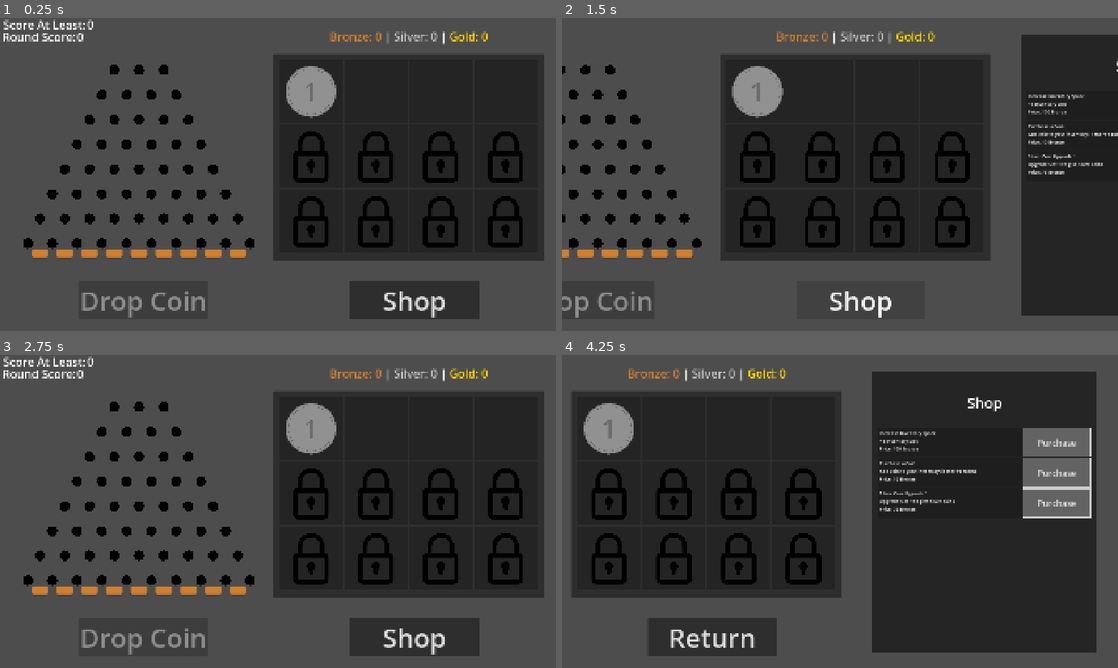
Above: before the commit, frames 1-4 (two rows, left to right).
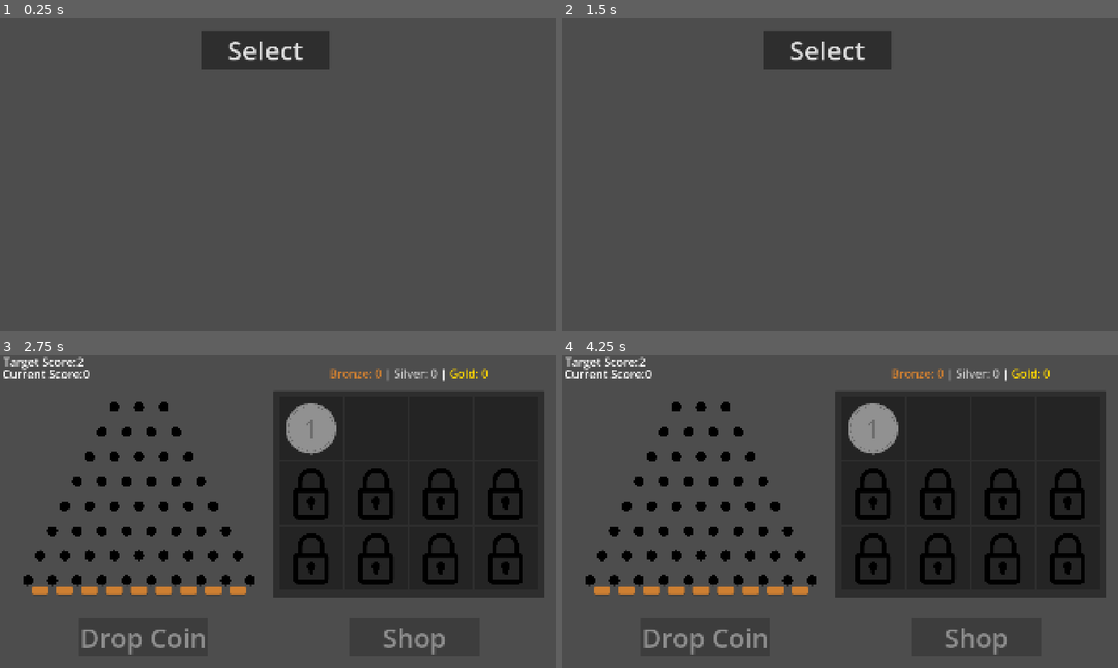
Above: after the commit, the same moments.

Repository: LicasBenjamin/PlinkoMerge
Game: Godot game, scene res://Scenes/main_scene.tscn
The game is run twice, just before and just after one commit, with the same random seed, the same clock (stepped at 60 frames per second) and the same inputs. The engine's default icon, where the game draws it, is replaced by a stand-in: a white triangle on a blue panel in a dark square.
Inputs (mouse positions are in pixels of both pictures, inside the frame that each line leads up to):
- Up to frame 1 (0.25 s): no input
- Up to frame 2 (1.5 s): click (979, 299) at 0.5 s, where only the run before the commit has a clickable "Shop"; click (823, 299) at 1.25 s, where only the run before the commit has a clickable "Return"
- Up to frame 3 (2.75 s): click (266, 386) at 2 s, where only the run after the commit has a clickable "Select"
- Up to frame 4 (4.25 s): click (979, 636) at 2.75 s, where only the run before the commit has a clickable "Shop"; drag from (717, 430) to (573, 596) at 3.52 s

The runs differ from the first frame. In frame 1, 41% of the frame differs, in the area x 0-98%, y 0-97%; in frame 2, 51%; in frame 3, 0.8%; in frame 4, 52%.

Commit message:
Added GameManager Functionality
Added some functionality to the GameManager and some more.
- Made GameManager relevant fields, signals, and functions
- Connected Manager with camera to move from "temp" enemy selection screen and back and connected round system with it as well
- Made round starting and ending a thing with target score and the such
- Made UI update with target scores and current scores

For next time I will work on getting a enemy selection system in and a way to get the round system to generate three enemies ranging from easy to hard.
Then I will add limits to the amount of chips a player can spend.
Then I will adjust/change the currency and shop systems to better fit the battle system.

Diff:
--- a/Scenes/battle_ui.tscn
+++ b/Scenes/battle_ui.tscn
@@ -1,4 +1,6 @@
 [gd_scene format=3 uid="uid://cmy62caf0o2me"]
+
+[ext_resource type="Script" uid="uid://qwl3olcj3kjp" path="res://Scripts/battle_ui.gd" id="1_a7smn"]
 
 [node name="BattleUI" type="Control" unique_id=160897601]
 layout_mode = 3
@@ -7,6 +9,7 @@
 anchor_bottom = 1.0
 grow_horizontal = 2
 grow_vertical = 2
+script = ExtResource("1_a7smn")
 
 [node name="BeatScoreLabel" type="RichTextLabel" parent="." unique_id=167369445]
 layout_mode = 0
@@ -14,12 +17,12 @@
 offset_right = 324.0
 offset_bottom = 67.0
 theme_override_font_sizes/normal_font_size = 40
-text = "Score At Least:"
+text = "Target Score:"
 
 [node name="BeatScore" type="RichTextLabel" parent="." unique_id=737214109]
 layout_mode = 0
-offset_left = 300.0
-offset_right = 613.0
+offset_left = 265.0
+offset_right = 578.0005
 offset_bottom = 67.0
 theme_override_font_sizes/normal_font_size = 40
 text = "0"
@@ -31,13 +34,13 @@
 offset_right = 321.0
 offset_bottom = 109.0
 theme_override_font_sizes/normal_font_size = 40
-text = "Round Score:"
+text = "Current Score:"
 
 [node name="CurrentScore" type="RichTextLabel" parent="." unique_id=1538642675]
 layout_mode = 0
-offset_left = 265.0
+offset_left = 287.0
 offset_top = 42.0
-offset_right = 578.0
+offset_right = 600.00183
 offset_bottom = 109.0
 theme_override_font_sizes/normal_font_size = 40
 text = "0"
--- a/Scenes/main_scene.tscn
+++ b/Scenes/main_scene.tscn
@@ -27,7 +27,23 @@
 "times": PackedFloat32Array(0),
 "transitions": PackedFloat32Array(1),
 "update": 0,
-"values": [Vector2(960, 544)]
+"values": [Vector2(960, -540)]
+}
+
+[sub_resource type="Animation" id="Animation_7ewk0"]
+resource_name = "move_to_select"
+length = 0.4
+tracks/0/type = "value"
+tracks/0/imported = false
+tracks/0/enabled = true
+tracks/0/path = NodePath(".:position:y")
+tracks/0/interp = 1
+tracks/0/loop_wrap = true
+tracks/0/keys = {
+"times": PackedFloat32Array(0, 0.4),
+"transitions": PackedFloat32Array(1, 1),
+"update": 0,
+"values": [544.0, -550.0]
 }
 
 [sub_resource type="Animation" id="Animation_maf8m"]
@@ -49,6 +65,7 @@
 [sub_resource type="AnimationLibrary" id="AnimationLibrary_huasi"]
 _data = {
 &"RESET": SubResource("Animation_6ev3c"),
+&"move_to_select": SubResource("Animation_7ewk0"),
 &"move_to_shop": SubResource("Animation_maf8m")
 }
 
@@ -58,14 +75,15 @@
 [node name="MainScene" type="Node2D" unique_id=1828026838 node_paths=PackedStringArray("plinko_machine", "inventory", "coin_drop_button")]
 script = ExtResource("1_m1efj")
 plinko_machine = NodePath("PlinkoMachine")
-inventory = NodePath("Inventory")
+inventory = NodePath("UI/Inventory")
 purchaseable_coin_1 = ExtResource("2_76v2p")
 coin_drop_button = NodePath("Spawner/coin_drop_button")
 
-[node name="Camera2D" type="Camera2D" parent="." unique_id=1723871330 node_paths=PackedStringArray("shop_button")]
-position = Vector2(960, 544)
+[node name="Camera2D" type="Camera2D" parent="." unique_id=1723871330 node_paths=PackedStringArray("shop_button", "next_round_button")]
+position = Vector2(960, -540)
 script = ExtResource("1_iacmt")
 shop_button = NodePath("../UI/Shop_Button")
+next_round_button = NodePath("../UI/Next_Round_Button")
 
 [node name="AnimationPlayer" type="AnimationPlayer" parent="Camera2D" unique_id=1167078286]
 libraries/ = SubResource("AnimationLibrary_huasi")
@@ -78,7 +96,7 @@
 position = Vector2(480, 88)
 script = ExtResource("3_jv6wh")
 coin = NodePath("coin")
-inventory = NodePath("../Inventory")
+inventory = NodePath("../UI/Inventory")
 
 [node name="coin_drop_button" type="Button" parent="Spawner" unique_id=201645700]
 offset_left = -208.0
@@ -93,7 +111,7 @@
 [node name="Timer" type="Timer" parent="Spawner/coin_drop_button" unique_id=735827055]
 
 [node name="coin" parent="Spawner" unique_id=1931191305 instance=ExtResource("3_x6ack")]
-position = Vector2(0, -168)
+position = Vector2(-650, -168)
 freeze = true
 value = -1
 
@@ -106,30 +124,6 @@
 currency_label = NodePath("currency_text")
 plinko_machine = NodePath("../PlinkoMachine")
 
-[node name="currency_text" type="RichTextLabel" parent="UI" unique_id=1108778471]
-layout_mode = 0
-offset_left = 944.0
-offset_top = 40.0
-offset_right = 1880.0
-offset_bottom = 219.75
-theme_override_font_sizes/normal_font_size = 40
-bbcode_enabled = true
-text = "[color=#cd7f32]Bronze: 0[/color] | [color=#c0c0c0]Silver: 0[/color]|[color=#ffd700]Gold: 0[/color]"
-horizontal_alignment = 1
-
-[node name="Shop_Button" type="Button" parent="UI" unique_id=118172176]
-layout_mode = 1
-anchors_preset = -1
-anchor_left = 23.4
-anchor_right = 23.4
-offset_left = 272.0
-offset_top = 912.0
-offset_right = 718.0
-offset_bottom = 1045.0
-theme_override_font_sizes/font_size = 91
-text = "Shop"
-metadata/_edit_use_anchors_ = true
-
 [node name="shop" type="ScrollContainer" parent="UI" unique_id=1677187637]
 layout_mode = 0
 offset_left = 1984.0
@@ -168,26 +162,24 @@
 upgrade = ExtResource("7_huasi")
 upgrade_list = NodePath("..")
 upgrade_manager = NodePath("../../../../..")
-inventory = NodePath("../../../../../Inventory")
+inventory = NodePath("../../../../Inventory")
 
 [node name="shop_slot2" parent="UI/shop/MarginContainer/VBoxContainer" unique_id=756751940 node_paths=PackedStringArray("upgrade_list", "upgrade_manager", "inventory") instance=ExtResource("6_maf8m")]
 layout_mode = 2
 upgrade = ExtResource("9_mai8y")
 upgrade_list = NodePath("..")
 upgrade_manager = NodePath("../../../../..")
-inventory = NodePath("../../../../../Inventory")
+inventory = NodePath("../../../../Inventory")
 
 [node name="shop_slot3" parent="UI/shop/MarginContainer/VBoxContainer" unique_id=1016047374 node_paths=PackedStringArray("upgrade_list", "upgrade_manager", "inventory") instance=ExtResource("6_maf8m")]
 layout_mode = 2
 upgrade = ExtResource("12_ioaeq")
 upgrade_list = NodePath("..")
 upgrade_manager = NodePath("../../../../..")
-inventory = NodePath("../../../../../Inventory")
-
-[node name="BattleUI" parent="UI" unique_id=160897601 instance=ExtResource("13_7ewk0")]
-layout_mode = 1
-
-[node name="Inventory" parent="." unique_id=1166893834 instance=ExtResource("4_x6ack")]
+inventory = NodePath("../../../../Inventory")
+
+[node name="Inventory" parent="UI" unique_id=1166893834 instance=ExtResource("4_x6ack")]
+layout_mode = 0
 anchors_preset = 0
 anchor_left = 0.0
 anchor_top = 0.0
@@ -200,7 +192,67 @@
 grow_horizontal = 1
 grow_vertical = 1
 
+[node name="currency_text" type="RichTextLabel" parent="UI" unique_id=1108778471]
+layout_mode = 0
+offset_left = 944.0
+offset_top = 40.0
+offset_right = 1880.0
+offset_bottom = 219.75
+theme_override_font_sizes/normal_font_size = 40
+bbcode_enabled = true
+text = "[color=#cd7f32]Bronze: 0[/color] | [color=#c0c0c0]Silver: 0[/color]|[color=#ffd700]Gold: 0[/color]"
+horizontal_alignment = 1
+
+[node name="Shop_Button" type="Button" parent="UI" unique_id=118172176]
+layout_mode = 1
+anchors_preset = -1
+anchor_left = 23.4
+anchor_right = 23.4
+offset_left = 272.0
+offset_top = 912.0
+offset_right = 718.0
+offset_bottom = 1045.0
+theme_override_font_sizes/font_size = 91
+text = "Shop"
+metadata/_edit_use_anchors_ = true
+
+[node name="Select_Button" type="Button" parent="UI" unique_id=270781929]
+layout_mode = 1
+anchors_preset = -1
+anchor_left = 10.55
+anchor_top = -48.7
+anchor_right = 10.55
+anchor_bottom = -48.7
+offset_left = 272.0
+offset_top = 912.0
+offset_right = 718.0
+offset_bottom = 1045.0
+theme_override_font_sizes/font_size = 91
+text = "Select"
+metadata/_edit_use_anchors_ = true
+
+[node name="Next_Round_Button" type="Button" parent="UI" unique_id=1011696827]
+layout_mode = 1
+anchors_preset = -1
+anchor_left = 12.7
+anchor_top = -22.275
+anchor_right = 14.75
+anchor_bottom = -22.275
+offset_left = 272.0
+offset_top = 911.0
+offset_right = 718.0
+offset_bottom = 1044.0
+scale = Vector2(0.48, 0.48)
+theme_override_font_sizes/font_size = 91
+text = "Next Round"
+metadata/_edit_use_anchors_ = true
+
+[node name="BattleUI" parent="UI" unique_id=160897601 instance=ExtResource("13_7ewk0")]
+layout_mode = 1
+
 [connection signal="pressed" from="Spawner/coin_drop_button" to="Spawner" method="_on_drop_coin_button_pressed"]
 [connection signal="timeout" from="Spawner/coin_drop_button/Timer" to="Spawner/coin_drop_button" method="_on_timer_timeout"]
-[connection signal="pressed" from="UI/Shop_Button" to="Camera2D" method="_button_pressed"]
-[connection signal="update_coin" from="Inventory" to="Spawner" method="_update_coin"]
+[connection signal="update_coin" from="UI/Inventory" to="Spawner" method="_update_coin"]
+[connection signal="pressed" from="UI/Shop_Button" to="Camera2D" method="shop_button_pressed"]
+[connection signal="pressed" from="UI/Select_Button" to="Camera2D" method="select_button_pressed"]
+[connection signal="pressed" from="UI/Next_Round_Button" to="Camera2D" method="next_round_button_pressed"]
--- a/Scripts/Game_Manager.gd
+++ b/Scripts/Game_Manager.gd
@@ -3,14 +3,52 @@
 ###Global Signals
 ##Outgoing Signals
 #Round Start
+signal round_started
 #Round End
+signal round_ended
+#UI Update
+signal update_UI(current_score : int, target_score : int)
 ##Incoming Signals
 #Chip Landed
 
+
+#Enum
+#Game State
+enum State {Playing, Idle}
+
 ##Global Variables
 #Current Round
+var current_round := 0
+#Current Game State
+var current_state := State.Idle
 #Current Score
+var current_score := 0
+#Target Score
+var target_score := 1
 
 ##Global Functions
 #Start Round
+func start_round():
+	#increase round number, reset the score, change the state to Playing
+	current_round += 1
+	current_score = 0
+	current_state = State.Playing
+	target_score += current_round
+	#emit signals for round start and update UI
+	round_started.emit()
+	update_UI.emit(current_score, target_score)
+
 #End Round
+func end_round():
+	#check for win or lose, change state to Idle
+	current_state = State.Idle
+	round_ended.emit()
+	pass
+
+#Need a function for when score is changed from award area
+func add_score(score : int):
+	current_score += score
+	update_UI.emit(current_score, target_score)
+
+	if(current_score >= target_score):
+		end_round()
--- a/Scripts/award_area.gd
+++ b/Scripts/award_area.gd
@@ -64,3 +64,4 @@
 	elif rewardType == 2:
 		Currency.add_coins({"gold" : amount})
 	update_ui.emit()
+	GameManager.add_score(amount)
--- /dev/null
+++ b/Scripts/battle_ui.gd
@@ -0,0 +1,11 @@
+extends Control
+
+
+# Called when the node enters the scene tree for the first time.
+func _ready():
+	GameManager.update_UI.connect(on_update_UI)
+
+
+func on_update_UI(current_score : int, target_score : int):
+	$BeatScore.text = str(target_score)
+	$CurrentScore.text = str(current_score)
--- a/Scripts/camera_movement.gd
+++ b/Scripts/camera_movement.gd
@@ -1,12 +1,10 @@
 extends Camera2D
 
 @export var shop_button : Button
+@export var next_round_button : Button
 
-func _button_pressed():
-	if(shop_button.text == "Shop"):
-		_go_to_shop()
-	else:
-		_exit_shop()
+func _ready():
+	GameManager.round_ended.connect(on_round_ended)
 
 func _go_to_shop():
 	$AnimationPlayer.play("move_to_shop")
@@ -15,3 +13,27 @@
 func _exit_shop():
 	$AnimationPlayer.play_backwards("move_to_shop")
 	shop_button.text = "Shop"
+
+
+func shop_button_pressed():
+	if(shop_button.text == "Shop"):
+		_go_to_shop()
+	else:
+		_exit_shop()
+
+
+func select_button_pressed():
+	GameManager.start_round()
+	shop_button.disabled = true
+	next_round_button.visible = false
+	$AnimationPlayer.play_backwards("move_to_select")
+
+func on_round_ended():
+	shop_button.disabled = false
+	next_round_button.disabled = false
+	next_round_button.visible = true
+
+
+func next_round_button_pressed():
+	$AnimationPlayer.play("move_to_select")
+	next_round_button.disabled = true
--- a/Scripts/inventory_panel.gd
+++ b/Scripts/inventory_panel.gd
@@ -9,6 +9,9 @@
 @export var sound_player : AudioStreamPlayer2D #access to stream player for shop slots
 
 signal update_coin(ItemData)
+
+func _ready():
+	GameManager.round_started.connect(_deselect_selected_slot)
 
 func _process(delta: float) -> void:
 	if Input.get_current_cursor_shape() == CURSOR_FORBIDDEN:
--- a/Scripts/spawner.gd
+++ b/Scripts/spawner.gd
@@ -6,6 +6,7 @@
 # Called when the node enters the scene tree for the first time.
 func _ready() -> void:
 	$coin_drop_button.disabled = true
+	GameManager.round_ended.connect(on_round_end)
 	pass # Replace with function body.
 
 
@@ -37,7 +38,7 @@
 
 func _update_coin(value : ItemData):
 	#check if value is 0 (means coin cannot be used)
-	if not value: #if the coin is null
+	if not value or GameManager.current_state == 1: #if the coin is null or round over
 		#if $coin_drop_button.can_be_used:
 		#	$coin_drop_button.disabled = true
 		$coin_drop_button.disabled = true
@@ -48,3 +49,6 @@
 		#print(value)
 		coin.value = value.coin_value
 		coin.change_coin_sprite(value.icon)
+
+func on_round_end():
+	$coin_drop_button.disabled = true
Not shown, added: Scripts/battle_ui.gd.uid
